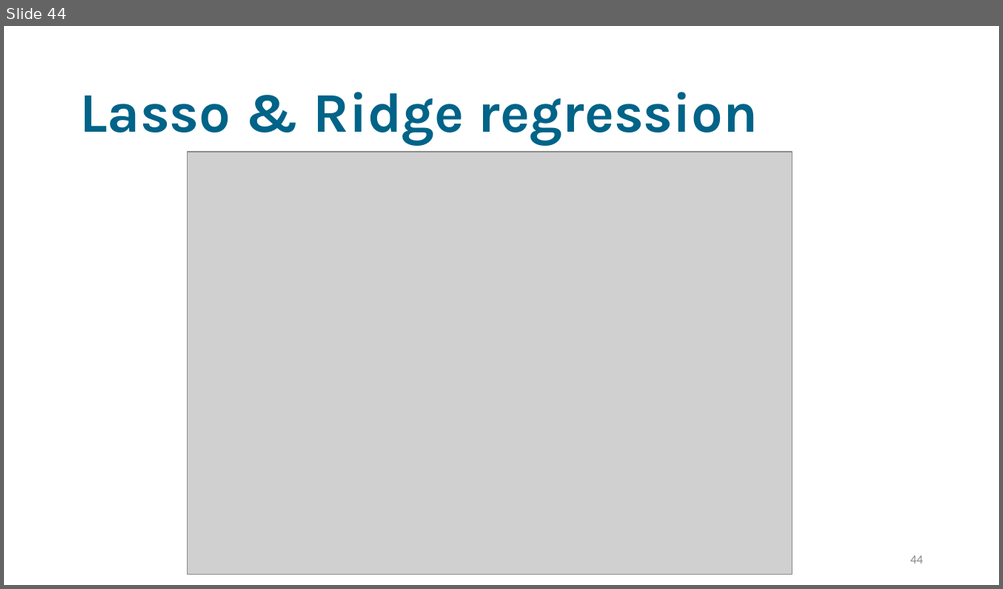
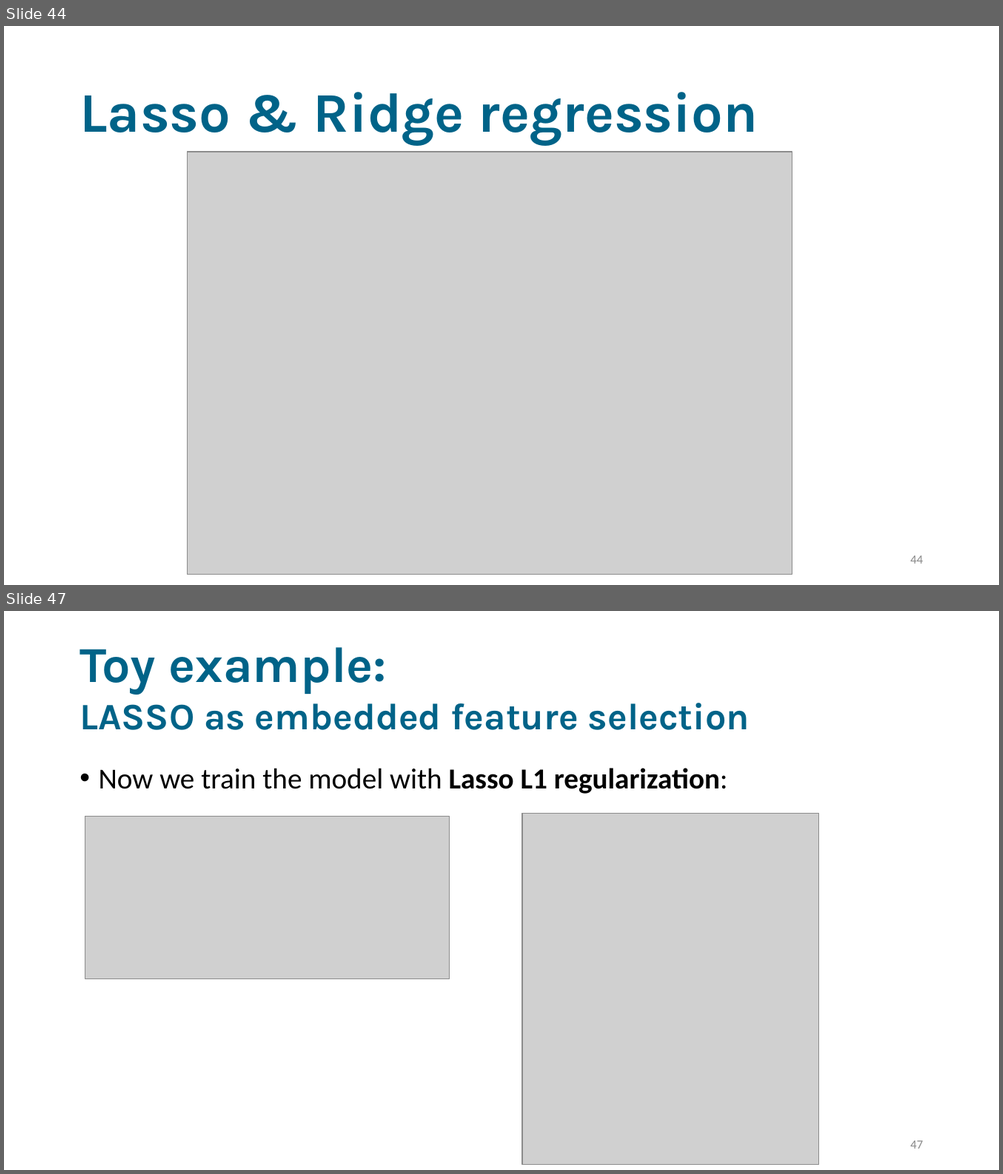
Before and after one commit to bagheria/applied_tm, a slide deck: tuesday/Lectures/lecture 3/Lecture_3.pptx. Shown one above the other, each under a label of ours: slide 44 before the commit, slides 44 and 47 after it; the slides between them are not shown. The pictures are 1003x589 and 1003x1174 pixels, drawn with LibreOffice and Linux fonts; fonts in the diff are those of the drawing; grey boxes stand for pictures. Boxes give left, top, right and bottom in pixels: in the first picture for what was removed or moved away, otherwise in the second. Text is boxed around its words. In the diff, an @@ line names an element or a change of style, - is before the commit and + after.

```diff
--- a/tuesday/Lectures/lecture 3/Lecture_3.pptx
+++ b/tuesday/Lectures/lecture 3/Lecture_3.pptx
@@ slide 47 added at <box>4,611,999,1170</box>, background #FFFFFF @@
@@ title added at <box>79,647,749,730</box>, 36 pt, text #006388, bold @@
+Toy example:
+LASSO as embedded feature selection
@@ text added at <box>99,768,728,794</box>, 28 pt, text #000000 @@
+• Now we train the model with Lasso L1 regularization:
@@ picture added at <box>85,817,449,980</box> @@
@@ picture added at <box>522,814,818,1165</box> @@
@@ page number added at <box>910,1141,922,1149</box>, 12 pt, text #898989 @@
+47
```
Also in this commit, not shown: 5 slides changed, 3 other slides added.
